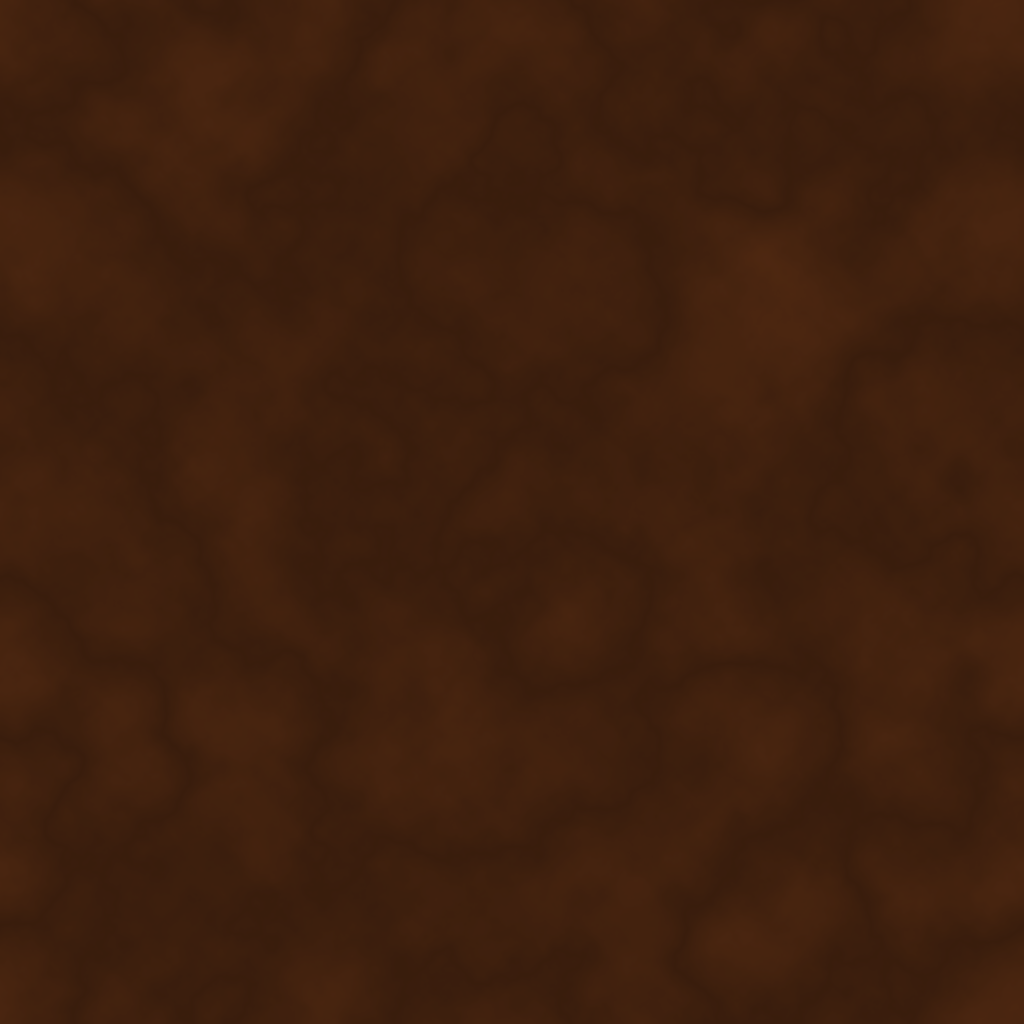
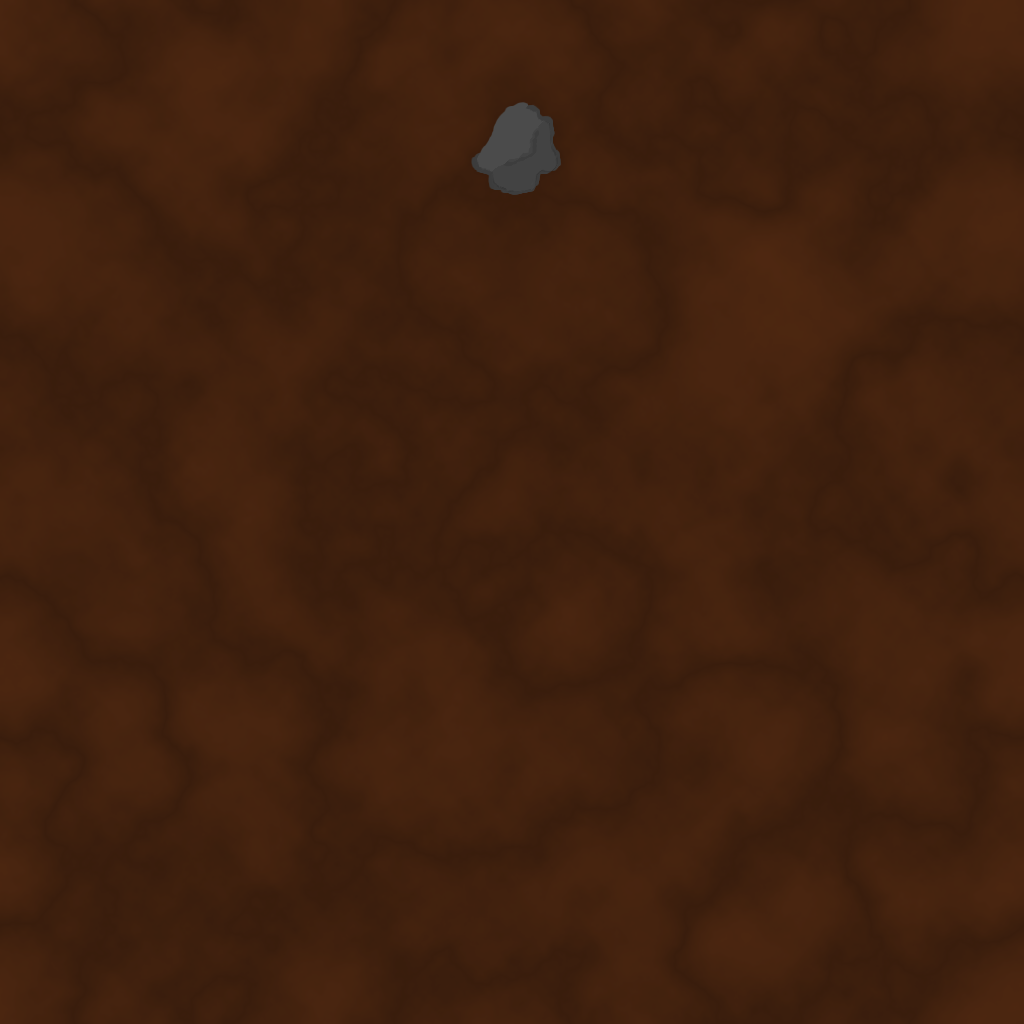
Before/after of a 1024x1024 layered artwork. What changed in the layer stack:
added layer "Layer 5" above "Layer 4" over 469, 103, 625, 197
added layer "Layer 4" above "Layer 2" over 471, 101, 562, 195
painted on "Layer 2" over 0, 0, 1024, 1024
